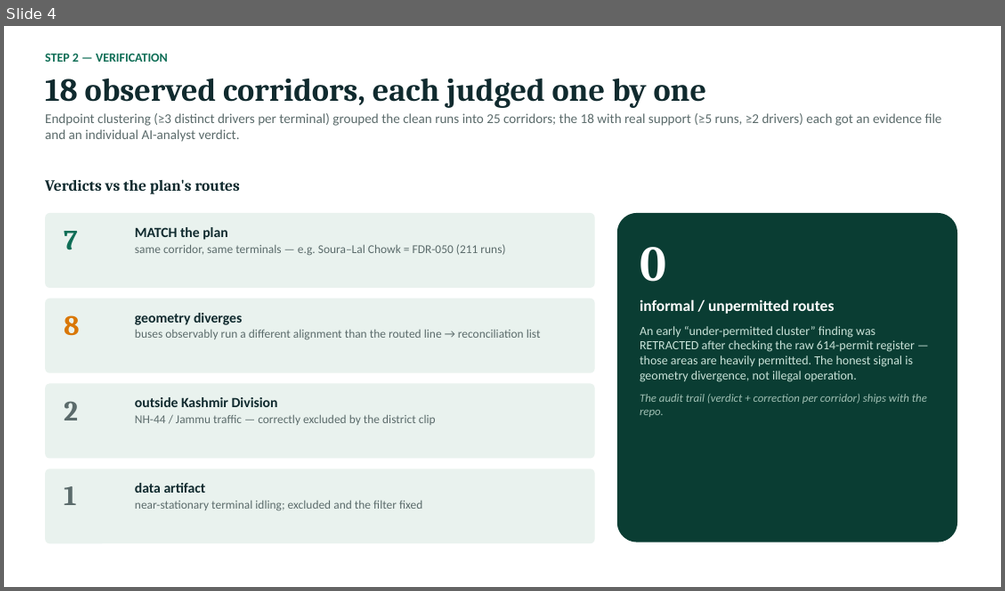
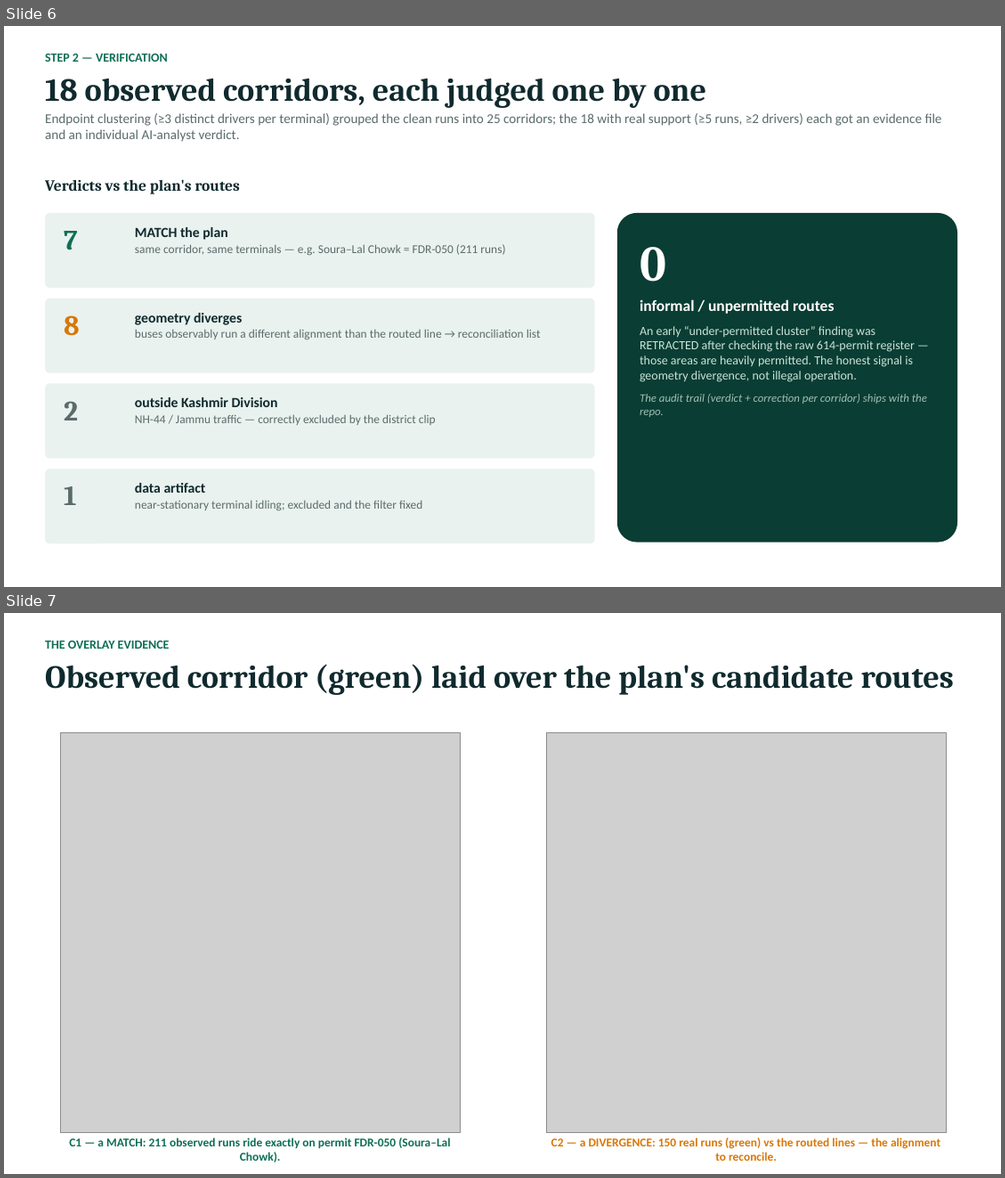
Before and after one commit to Princu-Babu/bus-sathi-trace-intelligence, a slide deck: Bus_Sathi_Trace_Intelligence_Briefing.pptx. Shown one above the other, each under a label of ours: slide 4 before the commit, slides 6 and 7 after it. The pictures are 1005x591 and 1005x1178 pixels, drawn with LibreOffice and Linux fonts; fonts in the diff are those of the drawing; grey boxes stand for pictures. Boxes give left, top, right and bottom in pixels: in the first picture for what was removed or moved away, otherwise in the second. Text is boxed around its words. In the diff, an @@ line names an element or a change of style, - is before the commit and + after.

```diff
--- a/Bus_Sathi_Trace_Intelligence_Briefing.pptx
+++ b/Bus_Sathi_Trace_Intelligence_Briefing.pptx
@@ slide 7 added at box(4, 613, 1001, 1174), background #FFFFFF @@
@@ text added at box(45, 641, 954, 695), 31 pt, text #102A2E, bold @@
+THE OVERLAY EVIDENCE
+Observed corridor (green) laid over the plan's candidate routes
@@ picture added at box(60, 732, 461, 1133) @@
@@ picture added at box(546, 732, 947, 1133) @@
@@ text added at box(69, 1137, 450, 1162), 11.5 pt, text #0F6E56, bold @@
+C1 — a MATCH: 211 observed runs ride exactly on permit FDR-050 (Soura–Lal Chowk).
@@ text added at box(551, 1137, 940, 1160), 11.5 pt, text #D97706, bold @@
+C2 — a DIVERGENCE: 150 real runs (green) vs the routed lines — the alignment to reconcile.
@@ what was slide 4 is now slide 6 @@
```
Also in this commit, not shown: 2 slides changed, 2 other slides added, 1 other file.
